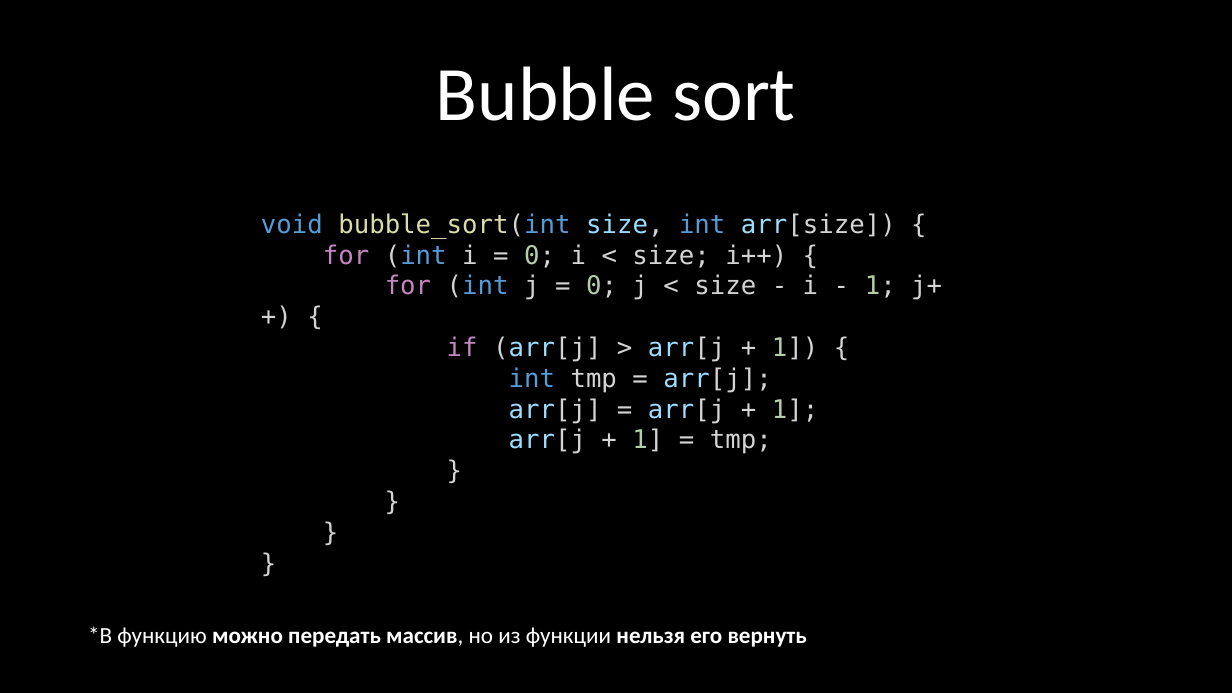
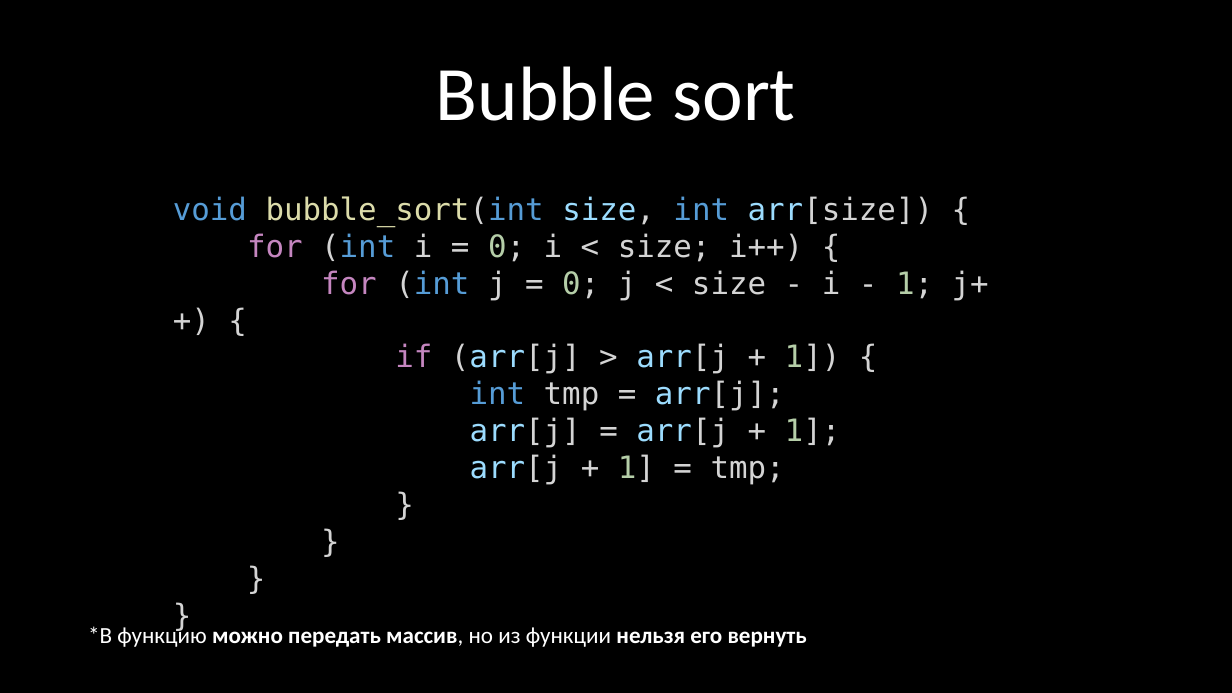
Before and after one commit to kruffka/C-Programming, a slide deck: slide 41 of 5_arrays/5_arrays.pptx (slide 23 before the commit). Drawn at 1232x693 pixels with LibreOffice and Linux fonts; fonts in the diff are those of the drawing. Boxes give left, top, right and bottom in pixels: in the first picture for what was removed or moved away, otherwise in the second. Text is boxed around its words. In the diff, an @@ line names an element or a change of style, - is before the commit and + after.

```diff
--- a/5_arrays/5_arrays.pptx
+++ b/5_arrays/5_arrays.pptx
@@ text "void bubble_sort(int size, int arr[size]) ...": place and size @@
-text "void bubble_sort(int size, int arr[size]) ..." at [261, 213, 942, 454]
+text "void bubble_sort(int size, int arr[size]) ..." at [173, 196, 989, 485]
@@ text "void bubble_sort(int size, int arr[size]) ..." at [173, 196, 989, 485]: size 20 to 24 pt @@
```
Also in this commit, not shown: 8 other slides changed, 15 slides added, 3 slides removed, 20 other files.
